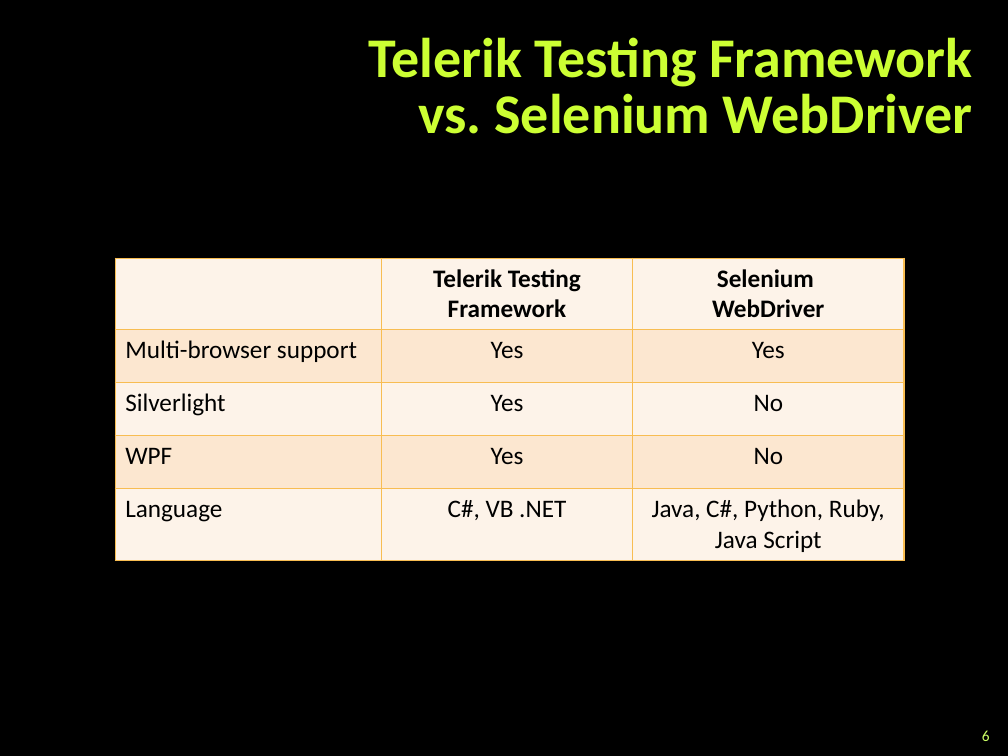
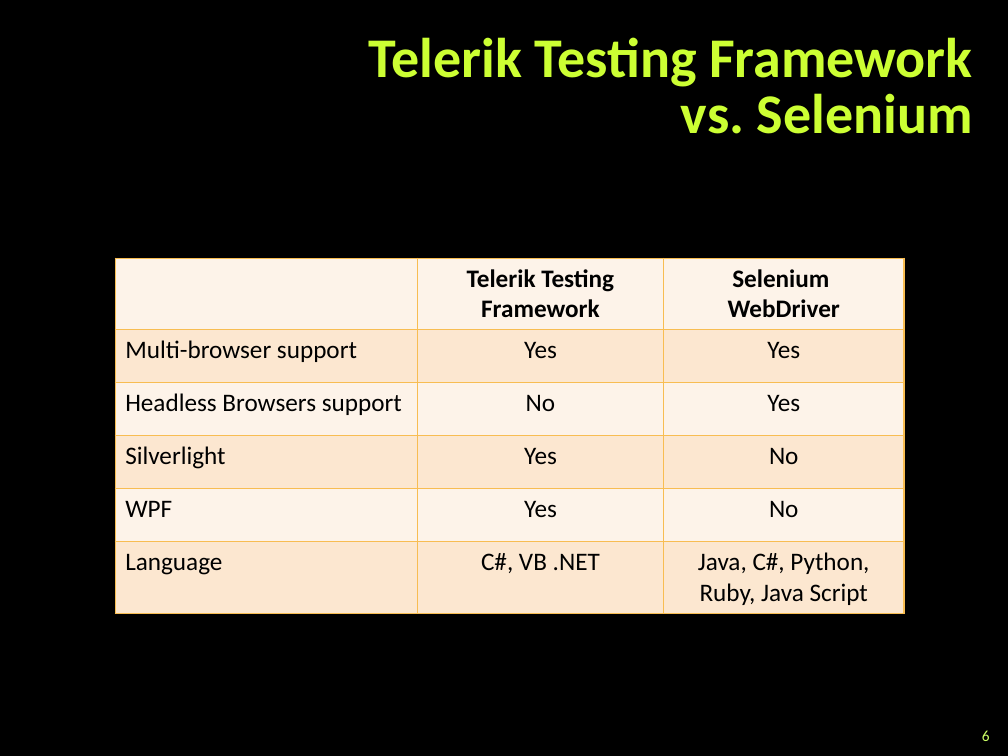
Before and after one commit to dtopuzov/qa-academy, a slide deck: slide 6 of Slides/Telerik Testing Framework/Telerik Testing Framework.pptx. Drawn at 1008x756 pixels with LibreOffice and Linux fonts; fonts in the diff are those of the drawing; background and template pictures are left out. Boxes give left, top, right and bottom in pixels: in the first picture for what was removed or moved away, otherwise in the second. Text is boxed around its words. In the diff, an @@ line names an element or a change of style, - is before the commit and + after.

```diff
--- a/Slides/Telerik Testing Framework/Telerik Testing Framework.pptx
+++ b/Slides/Telerik Testing Framework/Telerik Testing Framework.pptx
@@ title at bbox=[369, 37, 973, 134]: text changed @@
-Telerik Testing Framework vs. Selenium WebDriver
+Telerik Testing Framework vs. Selenium
@@ table at bbox=[115, 258, 904, 611] @@
+row 3: Headless Browsers support | No | Yes
```
Also in this commit, not shown: 3 other slides changed, 1 slide added, 3 other files.
